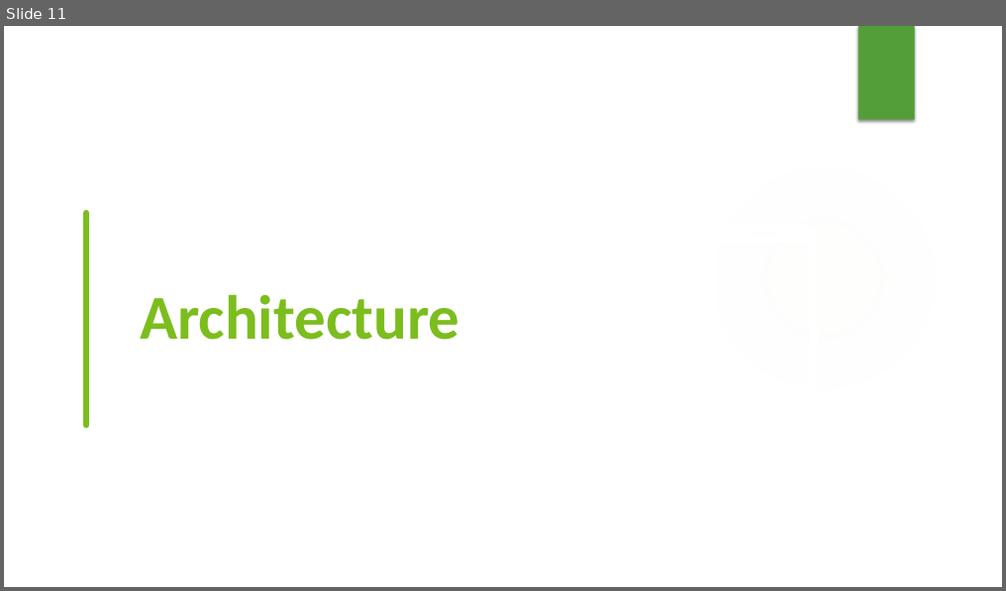
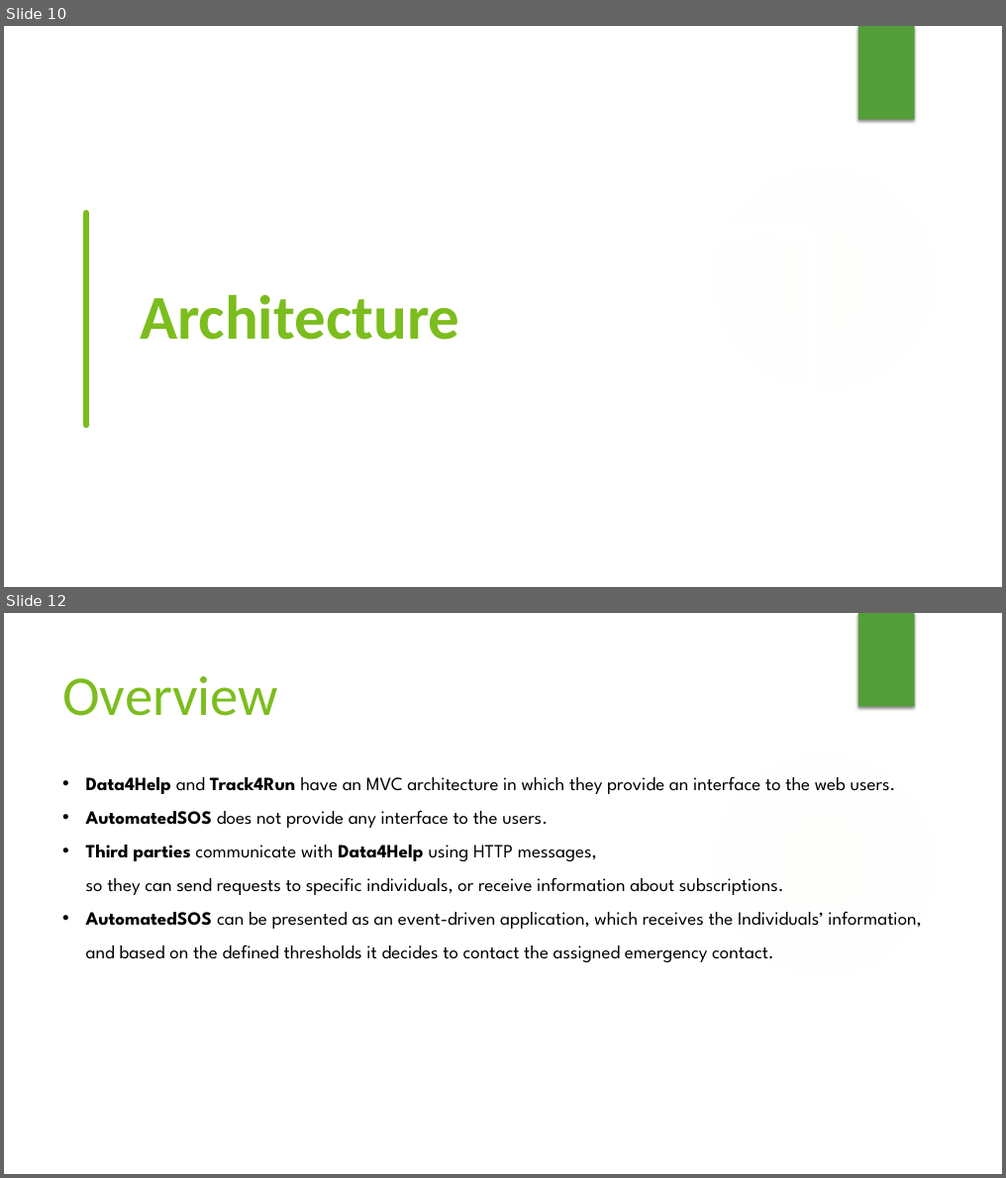
Before and after one commit to lauraschiatti/TrackMe, a slide deck: DeliveryFolder/Project presentation.pptx. Shown one above the other, each under a label of ours: slide 11 before the commit, slides 10 and 12 after it; the slides between them are not shown. The pictures are 1006x591 and 1006x1178 pixels, drawn with LibreOffice and Linux fonts; fonts in the diff are those of the drawing; background and template pictures are left out. Boxes give left, top, right and bottom in pixels: in the first picture for what was removed or moved away, otherwise in the second. Text is boxed around its words. In the diff, an @@ line names an element or a change of style, - is before the commit and + after.

Commit message:
adding architecture chapter to presentation

```diff
--- a/DeliveryFolder/Project presentation.pptx
+++ b/DeliveryFolder/Project presentation.pptx
@@ slide 12 added at (4, 613, 1002, 1174), background #FFFFFF; not listed: 2 template elements that a slide beside it also shows @@
@@ text added at (62, 676, 278, 716), 54 pt, text #7CBD1E @@
+Overview
@@ text added at (86, 777, 922, 962), 18 pt, text #000000 @@
+• Data4Help and Track4Run have an MVC architecture in which they provide an interface to the web users.
+• AutomatedSOS does not provide any interface to the users.
+• Third parties communicate with Data4Help using HTTP messages, so they can send requests to specific individuals, or receive information about subscriptions.
+• AutomatedSOS can be presented as an event-driven application, which receives the Individuals’ information, and based on the defined thresholds it decides to contact the assigned emergency contact.
@@ what was slide 11 is now slide 10 @@
```
Also in this commit, not shown: 2 slides changed, 14 other slides added, 7 slides removed.
